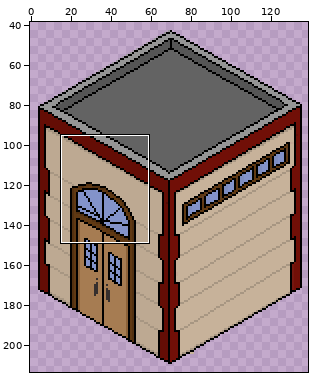
Edited in one commit: sprite sheet (ducktales/src/main/resources/buildings/gymnasium.png). Above: a wide view before the commit, with the close-up outlined.
Close-up. First the earlier version:
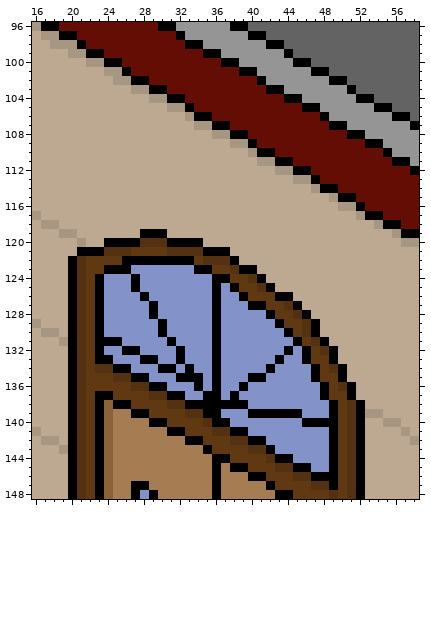
The file is 139x214 pixels. Pixels under 10% opacity are left out. Colours within 5 levels of each other are drawn and written as one. Shown: x 16..58, y 96..148. The wide view leaves out empty margins.
The same view after the edit:
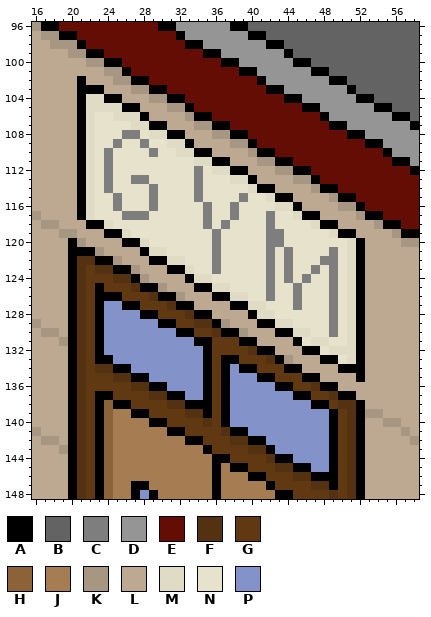
Palette (. is transparent): A #000000  B #636363  C #7f7e7e  D #959595  E #640d05  F #533111  G #603913  H #8c6239  J #a67c52  K #a79682  L #bda992  M #dfdbc5  N #e6e2cc  P #8393ca
Diff:
@@ x 16..58 @@
 101 LLLLLLLLKKAEEEEEEEEEEEEAADDDDDDAABBBBBBBBBB
-102 LLLLLLLLLKKAAEEEEEEEEEEEEADDDDDDDAABBBBBBBB
-103 LLLLLLLLLLLKKAAEEEEEEEEEEEAADDDDDDDABBBBBBB
-104 LLLLLLLLLLLLLKKAAEEEEEEEEEEEAADDDDDDAABBBBB
-105 LLLLLLLLLLLLLLLKKAEEEEEEEEEEEEAADDDDDDAABBB
-106 LLLLLLLLLLLLLLLLLKAAEEEEEEEEEEEEADDDDDDDAAB
-107 LLLLLLLLLLLLLLLLLLKKAAEEEEEEEEEEEAADDDDDDDA
-108 LLLLLLLLLLLLLLLLLLLLKKAAEEEEEEEEEEEAADDDDDD
-109 LLLLLLLLLLLLLLLLLLLLLLKKAEEEEEEEEEEEEAADDDD
-110 LLLLLLLLLLLLLLLLLLLLLLLLKAAEEEEEEEEEEEEADDD
-111 LLLLLLLLLLLLLLLLLLLLLLLLLKKAAEEEEEEEEEEEAAD
-112 LLLLLLLLLLLLLLLLLLLLLLLLLLLKKAAEEEEEEEEEEEA
-113 LLLLLLLLLLLLLLLLLLLLLLLLLLLLLKKAEEEEEEEEEEE
-114 LLLLLLLLLLLLLLLLLLLLLLLLLLLLLLLKAAEEEEEEEEE
-115 LLLLLLLLLLLLLLLLLLLLLLLLLLLLLLLLLKAAEEEEEEE
-116 LLLLLLLLLLLLLLLLLLLLLLLLLLLLLLLLLLKKAEEEEEE
-117 KLLLLLLLLLLLLLLLLLLLLLLLLLLLLLLLLLLLKAAEEEE
-118 LKKLLLLLLLLLLLLLLLLLLLLLLLLLLLLLLLLLLLKAAEE
-119 LLLKKLLLLLLLAAALLLLLLLLLLLLLLLLLLLLLLLLLKAA
-120 LLLLLKLLAAAAFFFAAAALLLLLLLLLLLLLLLLLLLLLLKK
-121 LLLLLAAAFFFGGGGFFFFAAALLLLLLLLLLLLLLLLLLLLL
-122 LLLLAFGGGGAAAAAAAAGFFFALLLLLLLLLLLLLLLLLLLL
-123 LLLLAFGGAAAPPPPPPPAAGGFAALLLLLLLLLLLLLLLLLL
-124 LLLLAFGAPPPAPPPPPPPPAAGGFALLLLLLLLLLLLLLLLL
-125 LLLLAFGAPPPAPPPPPPPPAPAGGFALLLLLLLLLLLLLLLL
-126 LLLLAFGAPPPPAPPPPPPPAPPAGGGAALLLLLLLLLLLLLL
-127 LLLLAFGAPPPPPAPPPPPPAPPPAAGGFALLLLLLLLLLLLL
-128 LLLLAFGAPPPPPAPPPPPPAPPPPPAGGFALLLLLLLLLLLL
-129 KLLLAFGAPPPPPPAPPPPPAPPPPPPAGGFALLLLLLLLLLL
-130 LKKLAFGAPPPPPPAPPPPPAPPPPPPPAGFALLLLLLLLLLL
-131 LLLKAFGAAAPPPPPAPPPPAPPPPPPPPAGFALLLLLLLLLL
-132 LLLLAFGAPPAAPPPPAPPPAPPPPPPPAPAGFALLLLLLLLL
-133 LLLLAFGAAPPPAAPPAPPPAPPPPPPAPPAGGALLLLLLLLL
-134 LLLLAFGFFAAPPPAAPAPPAPPPPPAPPPPAGFALLLLLLLL
-135 LLLLAFGGGFFAAPPPAAAPAPPPAAPPPPPAGGALLLLLLLL
-136 LLLLAFGGGGGFFAAPPPAPAPPAPPPPPPPPAGFALLLLLLL
-137 LLLLAFGAAGGGGFFAAPPAAPAPPPPPPPPPAGGALLLLLLL
-138 LLLLAFGAHAAGGGGFFAAAAAAAPPPPPPPPPAGFALLLLLL
-139 LLLLAFGAHJJAAGGGGFFAAPPPAAAAAAPPPAGFAKKLLLL
-140 LLLLAFGAHJJJJAAGGGGFAAPPPPPPPPAAAAGFALLKKLL
-141 KLLLAFGAHJJJJJJAAGGGFFAAPPPPPPPPPAGFALLLLKL
+102 LLLLLALLLKKAAEEEEEEEEEEEEADDDDDDDAABBBBBBBB
+103 LLLLLAAALLLKKAAEEEEEEEEEEEAADDDDDDDABBBBBBB
+104 LLLLLAMMAALLLKKAAEEEEEEEEEEEAADDDDDDAABBBBB
+105 LLLLLAMMMMAALLLKKAEEEEEEEEEEEEAADDDDDDAABBB
+106 LLLLLAMNNMMMALLLLKAAEEEEEEEEEEEEADDDDDDDAAB
+107 LLLLLAMNNNNMMAALLLKKAAEEEEEEEEEEEAADDDDDDDA
+108 LLLLLAMNNNCCNMMAALLLKKAAEEEEEEEEEEEAADDDDDD
+109 LLLLLAMNNCNNCNNMMALLLLKKAEEEEEEEEEEEEAADDDD
+110 LLLLLAMNCNNNNCNNMMAALLLLKAAEEEEEEEEEEEEADDD
+111 LLLLLAMNCNNNNNNNNNMMAALLLKKAAEEEEEEEEEEEAAD
+112 LLLLLAMNCNNNNNNNNNCNMMAALLLKKAAEEEEEEEEEEEA
+113 LLLLLAMNCNNCCNNNNNCNNNMMALLLLKKAEEEEEEEEEEE
+114 LLLLLAMNCNNNNCNNNNCNNNNNMAALLLLKAAEEEEEEEEE
+115 LLLLLAMNNCNNNCNNNNCNNNNCNNMAALLLLKAAEEEEEEE
+116 LLLLLAMNNCNNNCNNNNNCNNCNNNNMMALLLLKKAEEEEEE
+117 KLLLLAMNNNCCCNNNNNNCNNCNNNCNNMAALLLLKAAEEEE
+118 LKKLLLAAMNNNNNNNNNNCNCNNNNCNNNNMAALLLLKAAEE
+119 LLLKKLLLAAMNNNNNNNNNCNNNNNCCNNNNNMAALLLLKAA
+120 LLLLAKLLLLAAMNNNNNNNCNNNNNCCNNNNNNNMALLLLKK
+121 LLLLAAAKLLLLAMMNNNNNCNNNNNCNCNNNNCNMALLLLLL
+122 LLLLAFFAAKLLLAAMMNNNCNNNNNCNCNNNCCNMALLLLLL
+123 LLLLAFGFFAAKLLLAAMNNCNNNNNCNCNNCNCNMALLLLLL
+124 LLLLAFGGGFFAKLLLLAMMNNNNNNCNCNCNNCNMALLLLLL
+125 LLLLAFGAGGGFAAKLLLAAMMNNNNCNNCNNNCNMALLLLLL
+126 LLLLAFGAAAGGGFAAKLLLAAMMNNCNNCNNNCNMALLLLLL
+127 LLLLAFGAPPAAGGGFAALLLLAAMMNNNCNNNCNMALLLLLL
+128 LLLLAFGAPPPPAAGGGFAALLLLAMMNNNNNNCNMALLLLLL
+129 KLLLAFGAPPPPPPAAGGFFAKLLLAAMMNNNNCNMALLLLLL
+130 LKKLAFGAPPPPPPPPAAGGFAAKLLLAAMMNNCNMALLLLLL
+131 LLLKAFGAPPPPPPPPPPAAGGGAALLLLANMMNNMALLLLLL
+132 LLLLAFGAPPPPPPPPPPPAGGGGFAALLLAANMMMALLLLLL
+133 LLLLAFGAAPPPPPPPPPPAGAAGGGFAKLLLAANMALLLLLL
+134 LLLLAFGFFAAPPPPPPPPAGAPAAGGGAALLLLAAALLLLLL
+135 LLLLAFGGGFFAAPPPPPPAGAPPPAAGGGAALLLLALLLLLL
+136 LLLLAFGGGGGFFAAPPPPAGAPPPPPAAGGFAALLLLLLLLL
+137 LLLLAFGAAGGGGFFAAPPAGAPPPPPPPAAGGFAALLLLLLL
+138 LLLLAFGAHAAGGGGFFAAAGAPPPPPPPPPAAGFFALLLLLL
+139 LLLLAFGAHJJAAGGGGFFAGAPPPPPPPPPPPAGFAKKLLLL
+140 LLLLAFGAHJJJJAAGGGGFGAPPPPPPPPPPPAGFALLKKLL
+141 KLLLAFGAHJJJJJJAAGGGGFAAPPPPPPPPPAGFALLLLKL
 142 LKKLAFGAHJJJJJJJJAAGGGFFAAPPPPPPPAGFALLLLLK
